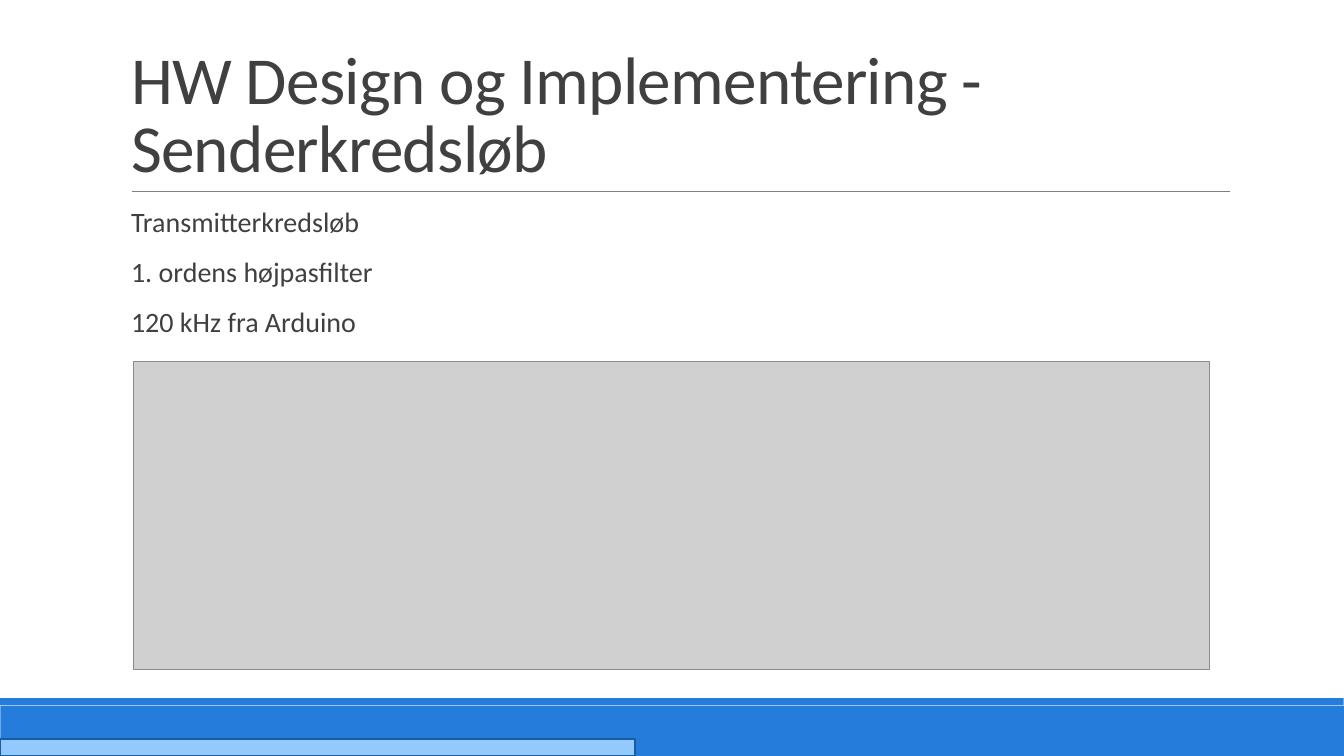
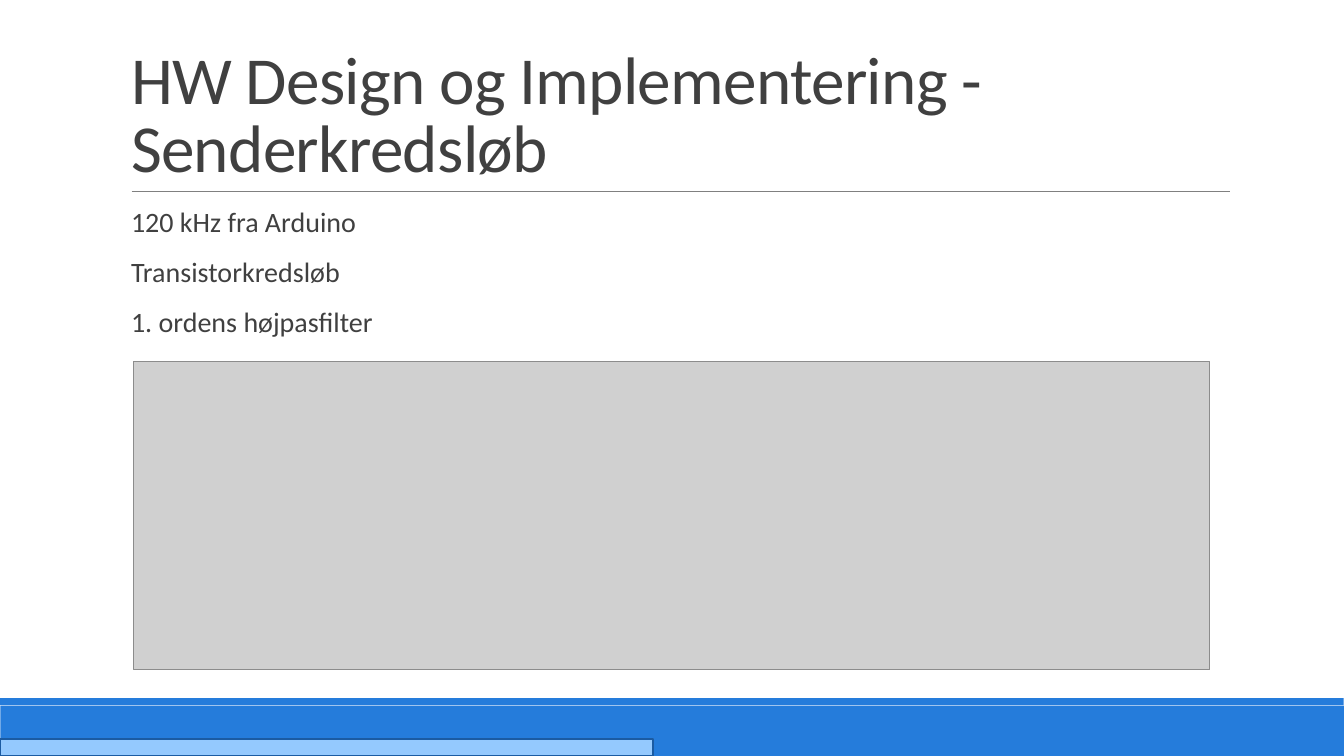
Before and after one commit to PRJ2GR15/Rapport, a slide deck: slide 17 of Fremlæggelse/Fremlæggelse.pptm. Drawn at 1344x756 pixels with LibreOffice and Linux fonts; fonts in the diff are those of the drawing; grey boxes stand for pictures. Boxes give left, top, right and bottom in pixels: in the first picture for what was removed or moved away, otherwise in the second. Text is boxed around its words. In the diff, an @@ line names an element or a change of style, - is before the commit and + after.

```diff
--- a/Fremlæggelse/Fremlæggelse.pptm
+++ b/Fremlæggelse/Fremlæggelse.pptm
@@ text at <box>131,212,356,283</box>: text changed @@
-  Transmitterkredsløb
+  120 kHz fra Arduino
+  Transistorkredsløb
@@ text at <box>131,312,356,332</box>: paragraph removed @@
-  120 kHz fra Arduino
@@ rectangle: place and size @@
-rectangle at <box>0,739,635,756</box>
+rectangle at <box>0,739,653,756</box>
```
Also in this commit, not shown: 30 other slides changed, 1 slide added, 1 slide removed, 2 other files.
